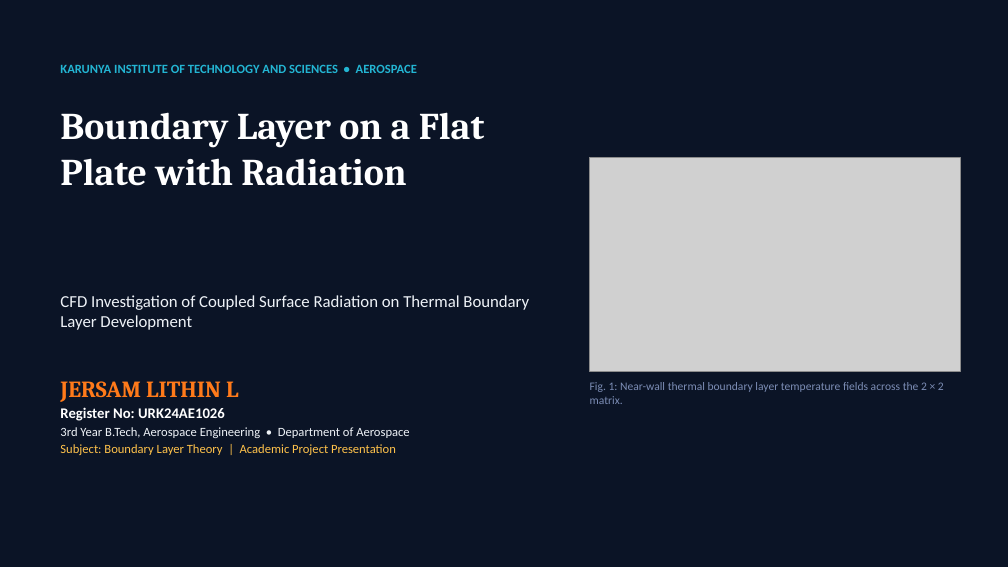
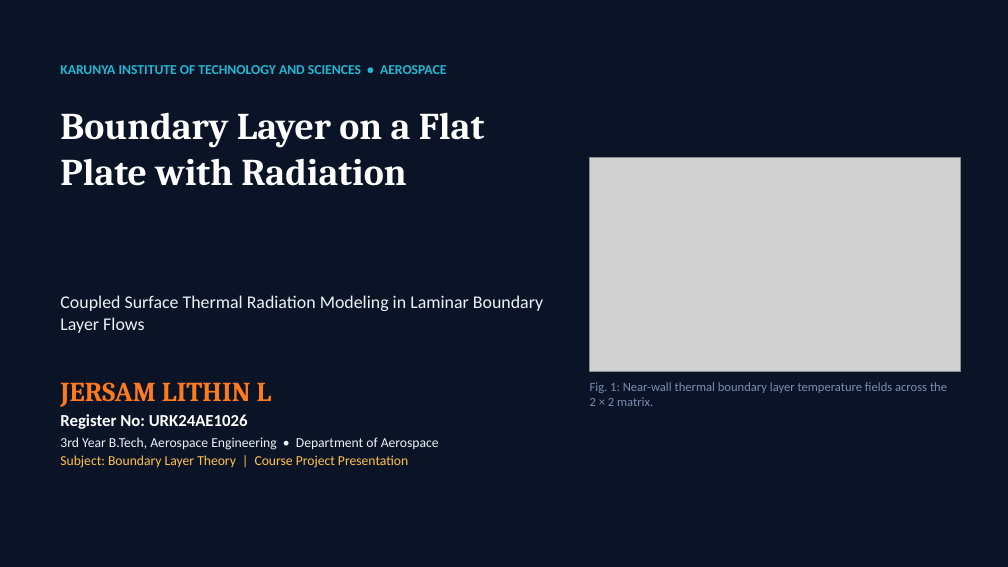
Before and after one commit to Jersam-l/flat-plate-with-radiation-cfd, a slide deck: slide 1 of Flat_Plate_Radiation_CFD_Pitch.pptx. Drawn at 1008x567 pixels with LibreOffice and Linux fonts; fonts in the diff are those of the drawing; grey boxes stand for pictures. Boxes give left, top, right and bottom in pixels: in the first picture for what was removed or moved away, otherwise in the second. Text is boxed around its words. In the diff, an @@ line names an element or a change of style, - is before the commit and + after.

Commit message:
feat(pitch): expanded 14-slide narrative story deck with large legible fonts for Jersam Lithin L

```diff
--- a/Flat_Plate_Radiation_CFD_Pitch.pptx
+++ b/Flat_Plate_Radiation_CFD_Pitch.pptx
@@ text "KARUNYA INSTITUTE OF TECHNOLOGY AND ..." at [60, 65, 446, 74]: size 12 to 13 pt @@
@@ text at [60, 295, 543, 333]: text changed; size 16 to 17 pt @@
-CFD Investigation of Coupled Surface Radiation on Thermal Boundary Layer Development
+Coupled Surface Thermal Radiation Modeling in Laminar Boundary Layer Flows
@@ text at [60, 382, 439, 450]: size 22 to 26 pt in "JERSAM LITHIN L"; size 14 to 16 pt in "Register No: URK24AE1026"; size 12 to 13 pt in "3rd Year B.Tech, Aerospace Engineering • Department ..."; more space between paragraphs @@
@@ text "Fig. 1: Near-wall thermal boundary ..." at [590, 382, 947, 406]: size 11 to 12 pt @@
@@ text at [60, 455, 408, 468]: text changed; size 12 to 13 pt @@
-Subject: Boundary Layer Theory | Academic Project Presentation
+Subject: Boundary Layer Theory | Course Project Presentation
```
Also in this commit, not shown: 6 other slides changed, 7 slides added, 1 slide removed, 55 other files.
